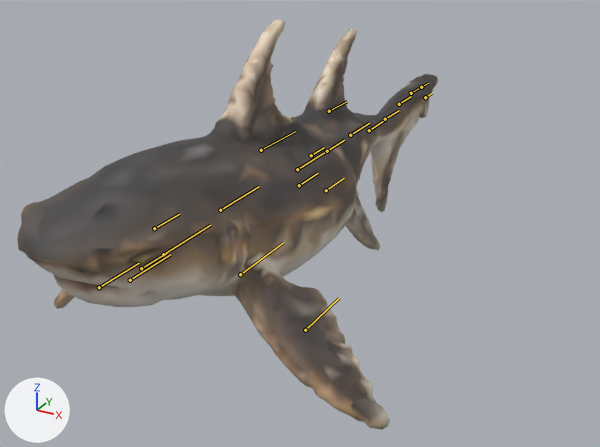
The glTF model public/assets/triassic/creatures/hybodus.puppet.glb, before and after one commit.
Camera for both pictures: a 50 mm camera at (2.64, -4.96, 1.94) aimed at (0.01, -0.18, -0.46). The axes (+X, +Y, +Z) are drawn at lower left. The lights are the same throughout. The picture after the commit comes second. The bones that change, and the others that lie on the model, are drawn over the model as lines.

Objects in the first picture: 'Hybodus procedural volume twin'.
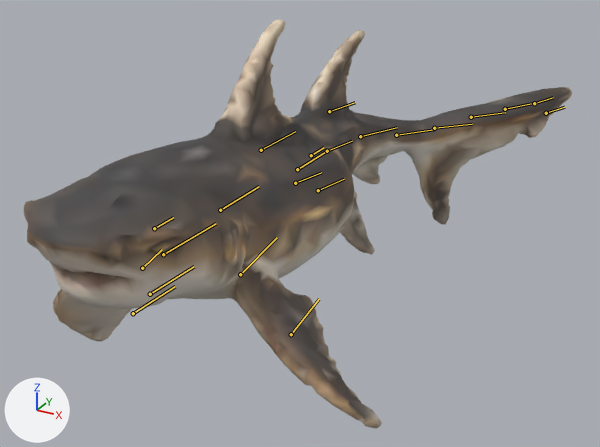
The newer file adds an action. The first version stands in its rest pose; the second is drawn at frame 7 of the action 'Flop'.

What differs and where, as boxes [x1, y1, x2, y2] in the pictures (600 x 447 px):
'Hybodus procedural volume twin', posed (30% wider)
    before: [17, 19, 438, 430]
    after: [24, 19, 572, 429]
bone 'pec_upper_L', root to tip
    before: (240, 274) to (283, 242)
    after: (240, 274) to (277, 237)
bone 'pec_upper_R', root to tip
    before: (163, 254) to (210, 225)
    after: (163, 254) to (216, 223)
bone 'skull', root to tip
    before: (154, 228) to (179, 214)
    after: (154, 228) to (173, 217)
bone 'jaw', root to tip
    before: (141, 268) to (167, 252)
    after: (142, 268) to (162, 249)
bone 'tail_00', root to tip
    before: (327, 151) to (344, 140)
    after: (327, 151) to (352, 141)
bone 'tail_01', root to tip
    before: (350, 135) to (369, 123)
    after: (360, 136) to (397, 127)
bone 'tail_02', root to tip
    before: (369, 130) to (385, 120)
    after: (396, 135) to (434, 129)
bone 'tail_03', root to tip
    before: (385, 119) to (399, 110)
    after: (434, 128) to (472, 124)
bone 'tail_04', root to tip
    before: (399, 104) to (411, 96)
    after: (471, 117) to (505, 112)
bone 'tail_05', root to tip
    before: (411, 93) to (421, 87)
    after: (505, 109) to (534, 103)
bone 'tail_06', root to tip
    before: (421, 87) to (428, 83)
    after: (534, 103) to (553, 97)

What changed in the scene script:
```text
Change bone_pec_upper_l:
    where bone_pec_upper_l = bpy.data.objects['Hybodus_Rig'].pose.bones['pec_upper_L']  # child of 'chest'
    bone_pec_upper_l.rotation_quaternion: (1.0, 0.0, 0.0, 0.0) -> (0.987, 0.016, 0.151, 0.049)  # degrees (0, 0, 0) -> degrees (3, 17, 6)
Change bone_pec_upper_r:
    where bone_pec_upper_r = bpy.data.objects['Hybodus_Rig'].pose.bones['pec_upper_R']  # child of 'chest'
    bone_pec_upper_r.rotation_quaternion: (1.0, 0.0, 0.0, 0.0) -> (0.987, 0.016, -0.151, -0.049)  # degrees (0, 0, 0) -> degrees (3, -17, -6)
Change bone_skull:
    where bone_skull = bpy.data.objects['Hybodus_Rig'].pose.bones['skull']  # child of 'chest'
    bone_skull.rotation_quaternion: (1.0, 0.0, 0.0, 0.0) -> (0.993, -0.065, 0.006, 0.093)  # degrees (0, 0, 0) -> degrees (-7, 1, 11)
Change bone_jaw:
    where bone_jaw = bpy.data.objects['Hybodus_Rig'].pose.bones['jaw']  # child of 'skull'
    bone_jaw.rotation_quaternion: (1.0, 0.0, 0.0, 0.0) -> (0.997, 0.077, 0.0, 0.0)  # degrees (0, 0, 0) -> degrees (9, 0, 0)
Change bone_tail_00:
    where bone_tail_00 = bpy.data.objects['Hybodus_Rig'].pose.bones['tail_00']  # child of 'body'
    bone_tail_00.rotation_quaternion: (1.0, 0.0, 0.0, 0.0) -> (0.994, 0.006, 0.003, -0.112)  # degrees (0, 0, 0) -> degrees (1, 0, -13)
Change bone_tail_01:
    where bone_tail_01 = bpy.data.objects['Hybodus_Rig'].pose.bones['tail_01']  # child of 'tail_00'
    bone_tail_01.rotation_quaternion: (1.0, 0.0, 0.0, 0.0) -> (0.989, 0.008, -0.026, -0.144)  # degrees (0, 0, 0) -> degrees (1, -3, -17)
Change bone_tail_02:
    where bone_tail_02 = bpy.data.objects['Hybodus_Rig'].pose.bones['tail_02']  # child of 'tail_01'
    bone_tail_02.rotation_quaternion: (1.0, 0.0, 0.0, 0.0) -> (0.99, 0.009, 0.003, -0.138)  # degrees (0, 0, 0) -> degrees (1, 0, -16)
Change bone_tail_03:
    where bone_tail_03 = bpy.data.objects['Hybodus_Rig'].pose.bones['tail_03']  # child of 'tail_02'
    bone_tail_03.rotation_quaternion: (1.0, 0.0, 0.0, 0.0) -> (0.996, 0.011, 0.017, -0.087)  # degrees (0, 0, 0) -> degrees (1, 2, -10)
Change bone_tail_04:
    where bone_tail_04 = bpy.data.objects['Hybodus_Rig'].pose.bones['tail_04']  # child of 'tail_03'
    bone_tail_04.rotation_quaternion: (1.0, 0.0, 0.0, 0.0) -> (1.0, 0.013, 0.001, -0.013)  # degrees (0, 0, 0) -> degrees (1, 0, -2)
Change bone_tail_05:
    where bone_tail_05 = bpy.data.objects['Hybodus_Rig'].pose.bones['tail_05']  # child of 'tail_04'
    bone_tail_05.rotation_quaternion: (1.0, 0.0, 0.0, 0.0) -> (0.998, 0.014, 0.001, 0.066)  # degrees (0, 0, 0) -> degrees (2, 0, 8)
Change bone_tail_06:
    where bone_tail_06 = bpy.data.objects['Hybodus_Rig'].pose.bones['tail_06']  # child of 'tail_05'
    bone_tail_06.rotation_quaternion: (1.0, 0.0, 0.0, 0.0) -> (0.992, 0.016, 0.091, 0.087)  # degrees (0, 0, 0) -> degrees (3, 10, 10)
```
